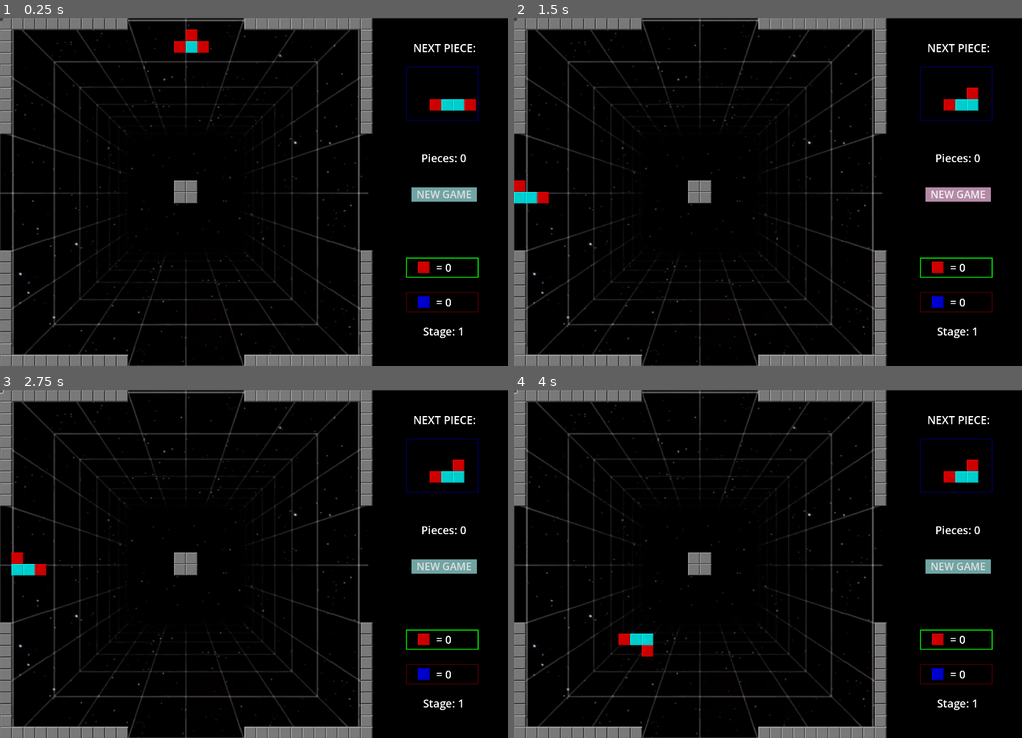
Above: before the commit, frames 1-4 (two rows, left to right).
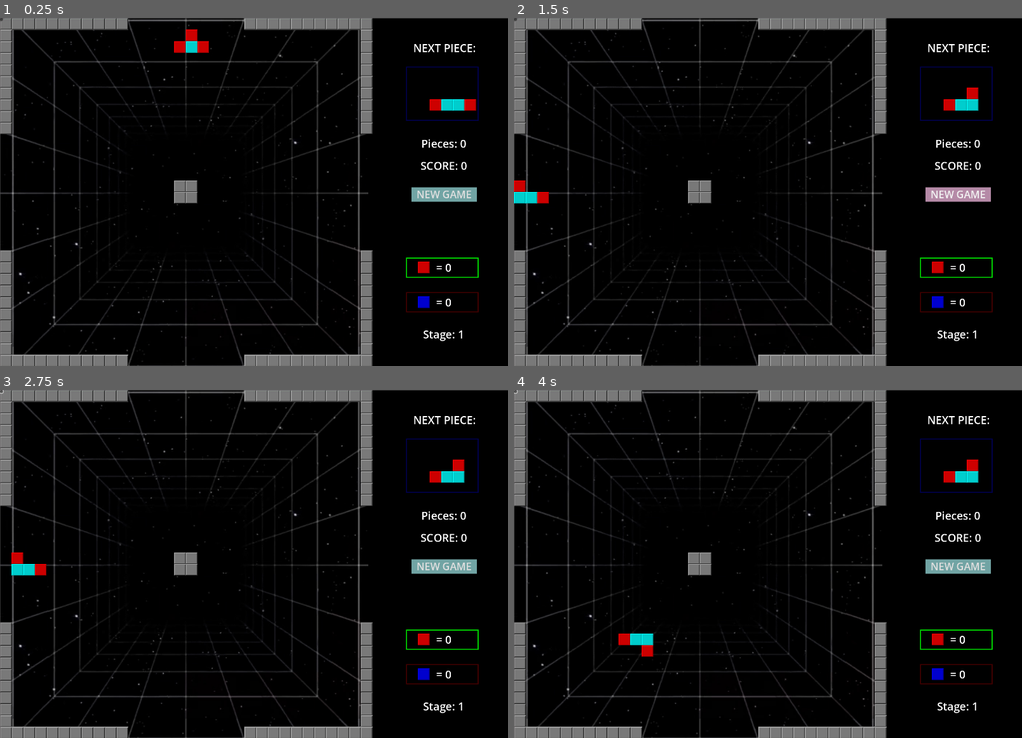
Above: after the commit, the same moments.

Repository: rodrivas78/new_dock_tetris
Game: Godot game, scene res://scenes/tile_map.tscn
Same seed, same stepped clock (60 frames per second), same inputs: the game is played once before the commit and once after it.
Inputs (mouse positions are in pixels of both pictures, inside the frame that each line leads up to):
- Up to frame 1 (0.25 s): no input
- Up to frame 2 (1.5 s): click "NEW GAME" at 0.5 s; click "NEW GAME" at 1.25 s
- Up to frame 3 (2.75 s): click (0, 390) at 2 s
- Up to frame 4 (4 s): tap Enter at 2.75 s; hold Right (ui_right) 2.78-3.53 s; tap Space (rotate_piece) at 2.85, 3.6 s; hold Down (ui_down) from 3.53 s (still down)

The runs differ from the first frame. In frame 1, 0.4% of the frame differs, in the area x 82-92%, y 34-93%; in frame 2, 0.4%; in frame 3, 0.4%; in frame 4, 0.4%.

Commit message:
implementa score

Diff:
--- a/TileMap.gd
+++ b/TileMap.gd
@@ -686,15 +686,15 @@
 				occupied_count += 1
 		# Define a cor apenas para 1 a 4 espaços ocupados
 		var new_atlas = piece_atlas  # Mantém a cor original por padrão
-		if occupied_count == 1:  #Vermelho
-			new_atlas = Vector2i(3, 0)
+		if occupied_count == 1:
+			new_atlas = Vector2i(3, 0) #vermelho
 			red_tiles += 1
 		elif occupied_count == 2:
-			new_atlas = Vector2i(2, 0)
+			new_atlas = Vector2i(2, 0) #amarelo
 		elif occupied_count == 3:
-			new_atlas = Vector2i(4, 0)
+			new_atlas = Vector2i(4, 0) #verde
 		elif occupied_count == 4:
-			new_atlas = Vector2i(6, 0)
+			new_atlas = Vector2i(6, 0) #azul
 			blue_tiles += 1
 
 		set_cell(board_layer, pos, tile_id, new_atlas)
@@ -716,7 +716,12 @@
 	7: { "total_pieces": 16, "min_blue": 12, "max_red": 1 },
 	8: { "total_pieces": 16, "min_blue": 13, "max_red": 1 },
 	9: { "total_pieces": 18, "min_blue": 14, "max_red": 1 },
-	10: { "total_pieces": 18, "min_blue": 15, "max_red": 0 },
+	10: { "total_pieces": 18, "min_blue": 15, "max_red": 1 },
+	11: { "total_pieces": 20, "min_blue": 16, "max_red": 0 },
+	12: { "total_pieces": 20, "min_blue": 17, "max_red": 0 },
+	13: { "total_pieces": 22, "min_blue": 18, "max_red": 0 },
+	14: { "total_pieces": 22, "min_blue": 19, "max_red": 0 },
+	15: { "total_pieces": 24, "min_blue": 20, "max_red": 0 },
 }
 
 func check_stage_conditions():
@@ -731,13 +736,54 @@
 
 		if piece_count == total_pieces:
 			if blue_tiles >= min_blue and red_tiles <= max_red:
+				#chamar  método de contagem de pontos
 				advance_stage()
 			else:
 				game_over()
+
+func calculate_score():
+	var blue_multiplication_factor = $HUD.get_node("BlueMultiplicationFactor")
+	var red_bonus_factor = $HUD.get_node("RedMultiplicationFactor")
+	var red_tiles_panel = $HUD.get_node("RedTilesPanel")
+	var blue_tiles_panel = $HUD.get_node("BlueTilesPanel")
+
+	blue_multiplication_factor.show()
+	red_bonus_factor.show()
+	red_tiles_panel.hide()
+	blue_tiles_panel.hide()
+
+	var score_increment = (blue_tiles * 50) # Cada peça azul vale 50 pontos
+
+	# Lógica de pontuação para peças vermelhas
+	match red_tiles:
+		0:
+			score_increment += 300
+			red_bonus_factor.text = "+300"
+		1:
+			score_increment += 200
+			red_bonus_factor.text = "+200"
+		2:
+			score_increment += 100
+			red_bonus_factor.text = "+100"
+
+	# Atualiza o score
+	score += score_increment
+	#print("Pontuação adicionada:", score_increment, " | Score total:", score)
+	$HUD.get_node("ScoreLabel").text = "SCORE: " + str(score)
+	await get_tree().create_timer(4).timeout
+
+	blue_multiplication_factor.hide()
+	red_bonus_factor.hide()
+	red_tiles_panel.show()
+	blue_tiles_panel.show()
+	# Chama advance_stage() após calcular os pontos
+	#advance_stage()
+
 
 func advance_stage():
 	pick_or_create_piece_enabled = false
 	await show_level_completed()
+	await calculate_score()
 	stage += 1
 	clear_board()
 	piece_count = 0
@@ -828,3 +874,4 @@
 	$HUD.get_node("PiecesLabel").text = "Pieces: " + str(piece_count)
 	$HUD.get_node("RedTilesLabel").text = "= " + str(red_tiles)
 	$HUD.get_node("BlueTilesLabel").text = "= " + str(blue_tiles)
+	$HUD.get_node("ScoreLabel").text = "SCORE: " + str(score)
--- a/scenes/hud.tscn
+++ b/scenes/hud.tscn
@@ -67,21 +67,20 @@
 vertical_alignment = 1
 
 [node name="ScoreLabel" type="Label" parent="."]
-visible = false
-offset_left = 1159.0
-offset_top = 364.0
-offset_right = 1399.0
-offset_bottom = 409.0
+offset_left = 1103.0
+offset_top = 385.0
+offset_right = 1343.0
+offset_bottom = 430.0
 theme_override_font_sizes/font_size = 30
-text = "Pieces: 0"
+text = "Score: 0"
 horizontal_alignment = 1
 vertical_alignment = 1
 
 [node name="PiecesLabel" type="Label" parent="."]
 offset_left = 1103.0
-offset_top = 364.0
+offset_top = 324.0
 offset_right = 1343.0
-offset_bottom = 409.0
+offset_bottom = 369.0
 theme_override_font_sizes/font_size = 30
 text = "Pieces: 0"
 horizontal_alignment = 1
@@ -107,11 +106,33 @@
 horizontal_alignment = 1
 vertical_alignment = 1
 
+[node name="RedMultiplicationFactor" type="Label" parent="."]
+visible = false
+offset_left = 1191.0
+offset_top = 666.0
+offset_right = 1431.0
+offset_bottom = 711.0
+theme_override_font_sizes/font_size = 30
+text = "+100"
+horizontal_alignment = 1
+vertical_alignment = 1
+
+[node name="BlueMultiplicationFactor" type="Label" parent="."]
+visible = false
+offset_left = 1195.0
+offset_top = 760.0
+offset_right = 1435.0
+offset_bottom = 805.0
+theme_override_font_sizes/font_size = 30
+text = "x50"
+horizontal_alignment = 1
+vertical_alignment = 1
+
 [node name="StageLabel" type="Label" parent="."]
 offset_left = 1103.0
-offset_top = 842.0
+offset_top = 850.0
 offset_right = 1343.0
-offset_bottom = 887.0
+offset_bottom = 895.0
 theme_override_font_sizes/font_size = 30
 text = "Stage: 1"
 horizontal_alignment = 1
